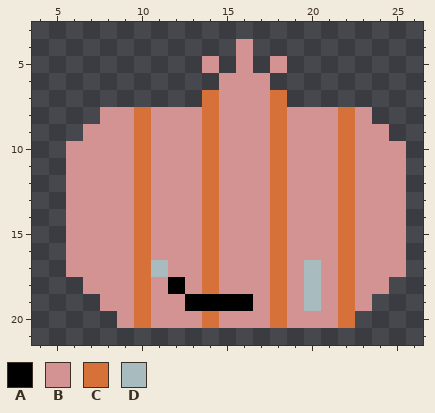
Edited in one commit: pixel-art sprite (packages/nouns-img-permutator/assets/layer-3/head-onion.png). The picture above was drawn from the file before the commit.
The file is 32x32 pixels. Shown: x 4..26, y 3..21.
Palette (. is transparent): A #000000  B #d39392  C #d57139  D #a8bcc0
After the commit:
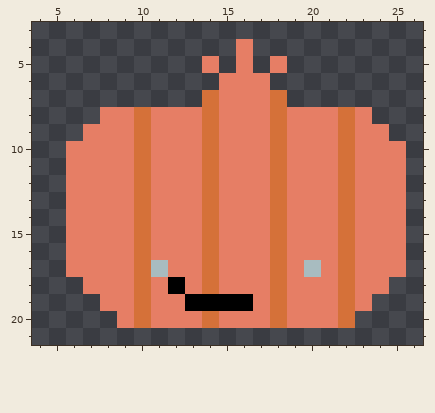
Diff:
{"colour":"B","old":"#d39392","new":"#e67e65"}
{"y":18,"x":20,"old":"D","new":"B"}
{"y":19,"x":20,"old":"D","new":"B"}
